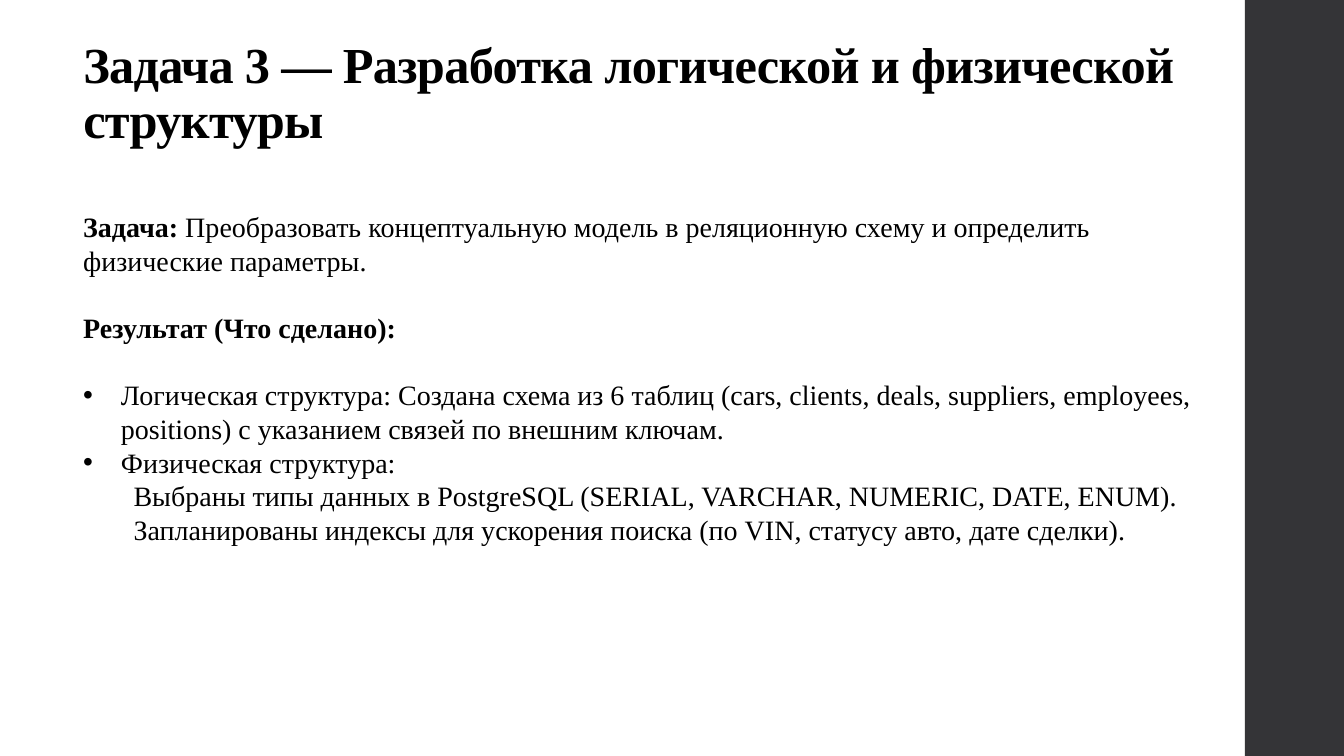
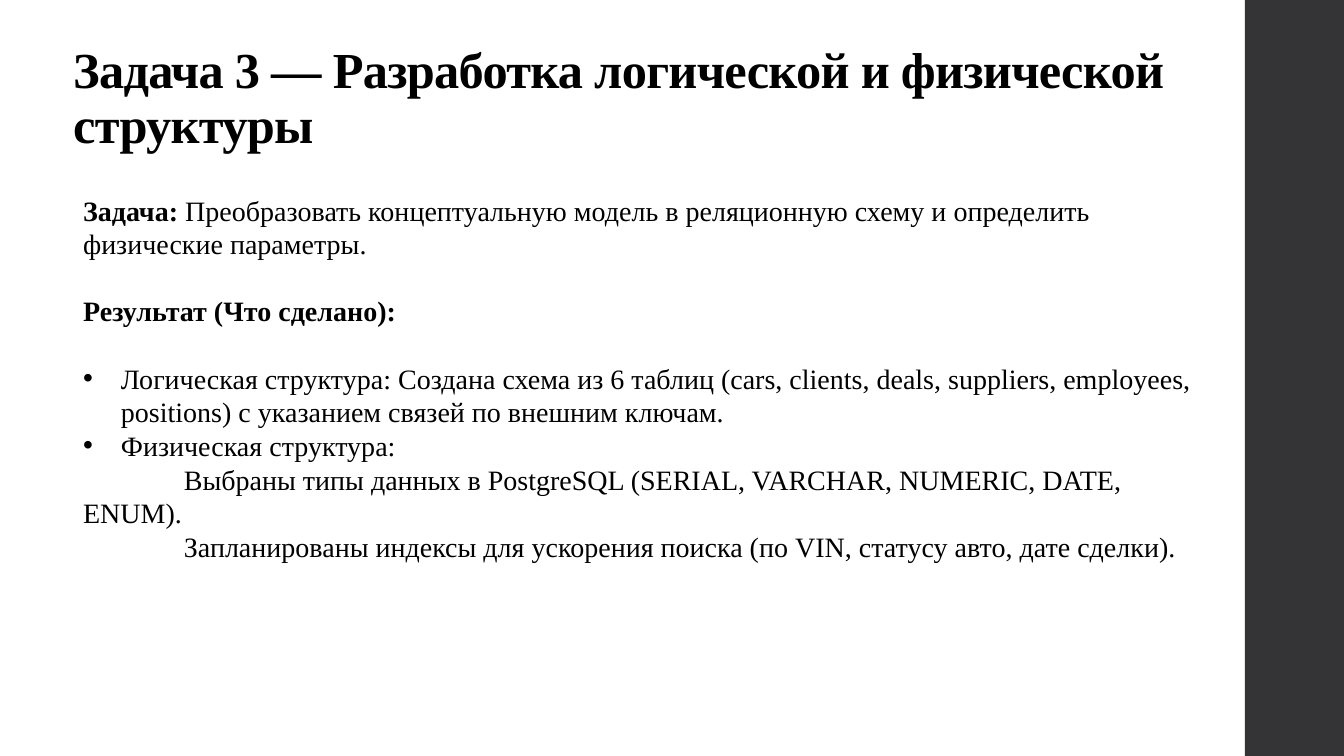
Before and after one commit to ait-ester/subd-kursach-414, a slide deck: slide 6 of Chernykh/Курсовая работа Черных Эля презентация.pptx. Drawn at 1344x756 pixels with LibreOffice and Linux fonts; fonts in the diff are those of the drawing. Boxes give left, top, right and bottom in pixels: in the first picture for what was removed or moved away, otherwise in the second. Text is boxed around its words. In the diff, an @@ line names an element or a change of style, - is before the commit and + after.

```diff
--- a/Chernykh/Курсовая работа Черных Эля презентация.pptx
+++ b/Chernykh/Курсовая работа Черных Эля презентация.pptx
@@ title "Задача 3 — Разработка логической ...": place and size @@
-title "Задача 3 — Разработка логической ..." at bbox=[83, 47, 1174, 148]
+title "Задача 3 — Разработка логической ..." at bbox=[73, 52, 1164, 153]
@@ text "Задача: Преобразовать концептуальную модель в ..." rewrapped from bbox=[83, 217, 1190, 545] to bbox=[83, 201, 1190, 562] @@
```
Also in this commit, not shown: 1 other slide changed, 5 slides added.
